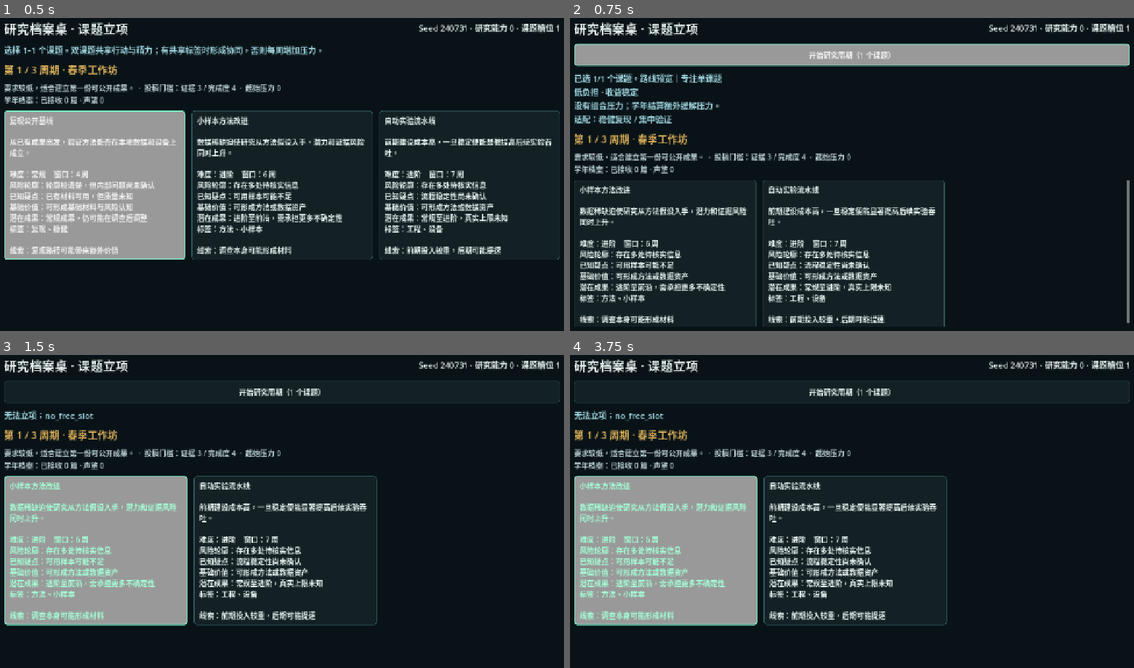
Above: before the commit, frames 1-4 (two rows, left to right).
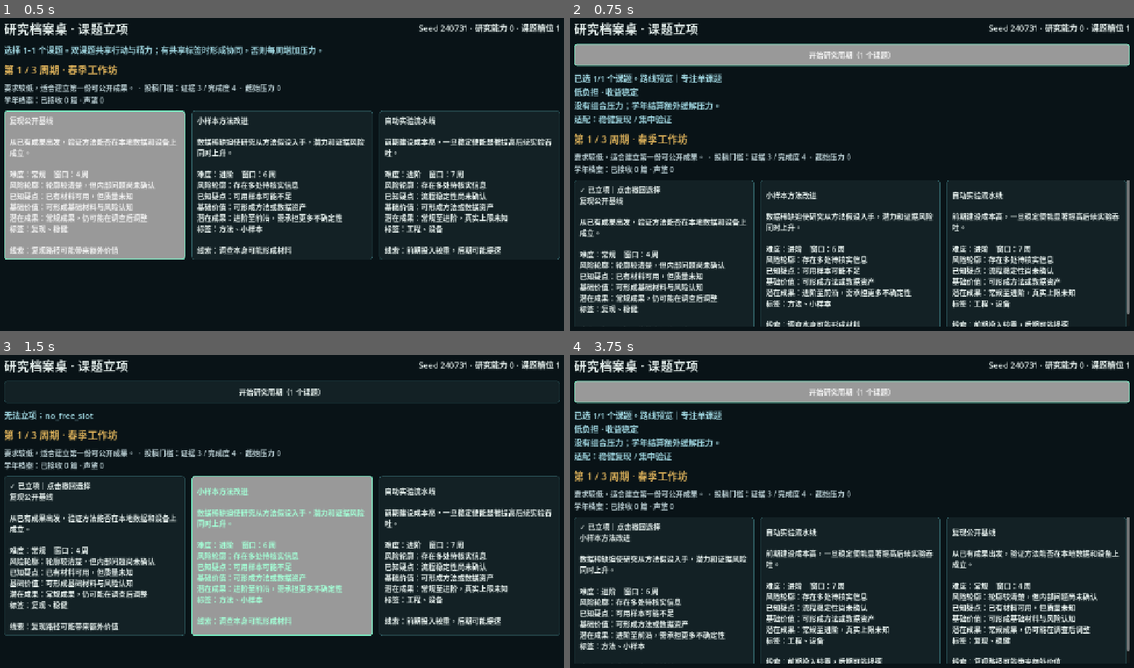
Above: after the commit, the same moments.

Repository: wangyuanjie035-creator/-test
Game: Godot game, scene res://scenes/topic_pool/dynamic_topic_entry.tscn
Same seed, same stepped clock (60 frames per second), same inputs: the game is played once before the commit and once after it.
Inputs (mouse positions are in pixels of both pictures, inside the frame that each line leads up to):
- Up to frame 1 (0.5 s): no input
- Up to frame 2 (0.75 s): click "复现公开基线 从已有成果出发，验证方法能否在本地数据和设备…" at 0.5 s
- Up to frame 3 (1.5 s): click "小样本方法改进 数据稀缺迫使研究从方法假设入手，潜力和证据…" at 1.25 s
- Up to frame 4 (3.75 s): click "小样本方法改进 数据稀缺迫使研究从方法假设入手，潜力和证据…" at 2 s; click (665, 555) at 2.75 s, where only the run after the commit has a clickable "✓ 已立项｜点击撤回选择 复现公开基线 从已有成果出发，验…"; click "小样本方法改进 数据稀缺迫使研究从方法假设入手，潜力和证据…" at 3.5 s

Frame 1 is identical in both runs. In frame 2, 13% of the frame differs, in the area x 1-100%, y 51-99%; in frame 3, 35%; in frame 4, 36%, in the area x 0-100%, y 8-99%.

Commit message:
feat: allow reversible topic selection

Diff:
--- a/scripts/tools/validate_dynamic_multi_topic_entry.gd
+++ b/scripts/tools/validate_dynamic_multi_topic_entry.gd
@@ -23,7 +23,9 @@
 		return
 	(grid.get_child(0) as Button).pressed.emit()
 	await process_frame
-	(grid.get_child(0) as Button).pressed.emit()
+	# The selected topic remains visible at index 0 so the player can undo it.
+	# Pick the next candidate rather than toggling the first selection off.
+	(grid.get_child(1) as Button).pressed.emit()
 	await process_frame
 	if entry.portfolio.active_topics.size() != 2:
 		_fail("The entry desk did not retain two selected topics.")
--- /dev/null
+++ b/scripts/tools/validate_phase_two_reversible_selection.gd
@@ -0,0 +1,42 @@
+extends SceneTree
+
+
+func _initialize() -> void:
+	var first: ResearchTopicCandidate = _candidate(&"first")
+	var second: ResearchTopicCandidate = _candidate(&"second")
+	var portfolio := ResearchPortfolioModel.new()
+	if not portfolio.setup([first, second], 2):
+		_fail("Could not create the portfolio.")
+		return
+	if not bool(portfolio.select_candidate(&"first").get("success", false)):
+		_fail("Could not select the first topic.")
+		return
+	if not bool(portfolio.select_candidate(&"second").get("success", false)):
+		_fail("Could not select the second topic.")
+		return
+	var deselection: Dictionary = portfolio.deselect_candidate(&"second")
+	if not bool(deselection.get("success", false)):
+		_fail("A selected topic could not be reconsidered.")
+		return
+	if portfolio.active_topics.size() != 1 or portfolio.candidates.size() != 1:
+		_fail("Deselection did not restore the candidate to the choice pool.")
+		return
+	if portfolio.candidates[0].candidate_id != &"second":
+		_fail("Deselection restored the wrong topic.")
+		return
+	if portfolio.get_free_slot_count() != 1:
+		_fail("Deselection did not reopen the topic slot.")
+		return
+	print("PHASE_TWO_REVERSIBLE_SELECTION: PASS")
+	quit(0)
+
+
+func _candidate(id_value: StringName) -> ResearchTopicCandidate:
+	var candidate := ResearchTopicCandidate.new()
+	candidate.candidate_id = id_value
+	return candidate
+
+
+func _fail(message: String) -> void:
+	push_error("PHASE_TWO_REVERSIBLE_SELECTION: %s" % message)
+	quit(1)
--- a/scripts/topic_pool/model/research_portfolio_model.gd
+++ b/scripts/topic_pool/model/research_portfolio_model.gd
@@ -31,6 +31,20 @@
 	return {
 		"success": true,
 		"candidate_id": selected.candidate_id,
+		"active_count": active_topics.size(),
+		"free_slots": get_free_slot_count(),
+	}
+
+
+func deselect_candidate(candidate_id: StringName) -> Dictionary:
+	var active_index: int = _find_active_index(candidate_id)
+	if active_index < 0:
+		return {"success": false, "reason": &"active_topic_not_found"}
+	var deselected: ResearchTopicCandidate = active_topics.pop_at(active_index)
+	candidates.append(deselected)
+	return {
+		"success": true,
+		"candidate_id": deselected.candidate_id,
 		"active_count": active_topics.size(),
 		"free_slots": get_free_slot_count(),
 	}
--- a/scripts/topic_pool/ui/dynamic_topic_entry.gd
+++ b/scripts/topic_pool/ui/dynamic_topic_entry.gd
@@ -101,6 +101,16 @@
 func _refresh_candidate_cards() -> void:
 	for child: Node in candidate_grid.get_children():
 		child.queue_free()
+	for candidate: ResearchTopicCandidate in portfolio.active_topics:
+		var selected_card := Button.new()
+		selected_card.custom_minimum_size = Vector2(320.0, 250.0)
+		selected_card.size_flags_horizontal = Control.SIZE_EXPAND_FILL
+		selected_card.focus_mode = Control.FOCUS_ALL
+		selected_card.text = "✓ 已立项｜点击撤回选择\n%s" % _candidate_card_text(candidate)
+		selected_card.autowrap_mode = TextServer.AUTOWRAP_WORD_SMART
+		selected_card.alignment = HORIZONTAL_ALIGNMENT_LEFT
+		selected_card.pressed.connect(_deselect_candidate.bind(candidate.candidate_id))
+		candidate_grid.add_child(selected_card)
 	for candidate: ResearchTopicCandidate in portfolio.candidates:
 		var card := Button.new()
 		card.custom_minimum_size = Vector2(320.0, 250.0)
@@ -131,6 +141,27 @@
 	archive_button.visible = true
 	_refresh_candidate_cards()
 	archive_button.grab_focus()
+
+
+func _deselect_candidate(candidate_id: StringName) -> void:
+	var selection: Dictionary = portfolio.deselect_candidate(candidate_id)
+	if not bool(selection.get("success", false)):
+		instruction_label.text = "无法撤回立项选择：%s" % selection.get("reason", &"unknown")
+		return
+	if portfolio.active_topics.is_empty():
+		current_candidate_id = &""
+		instruction_label.text = "尚未立项。请选择一个课题，再比较是否开启第二课题。"
+		archive_button.visible = false
+	else:
+		current_candidate_id = portfolio.active_topics[0].candidate_id
+		instruction_label.text = "已选 %d/%d 个课题。%s" % [
+			portfolio.active_topics.size(),
+			portfolio.slot_capacity,
+			_selection_relation_text(),
+		]
+		archive_button.text = "开始研究周期（%d 个课题）" % portfolio.active_topics.size()
+		archive_button.visible = true
+	_refresh_candidate_cards()
 
 
 func _begin_selected_cycle() -> void:
Not shown, changed: docs/production/DUAL_TOPIC_SCHEDULE.md
